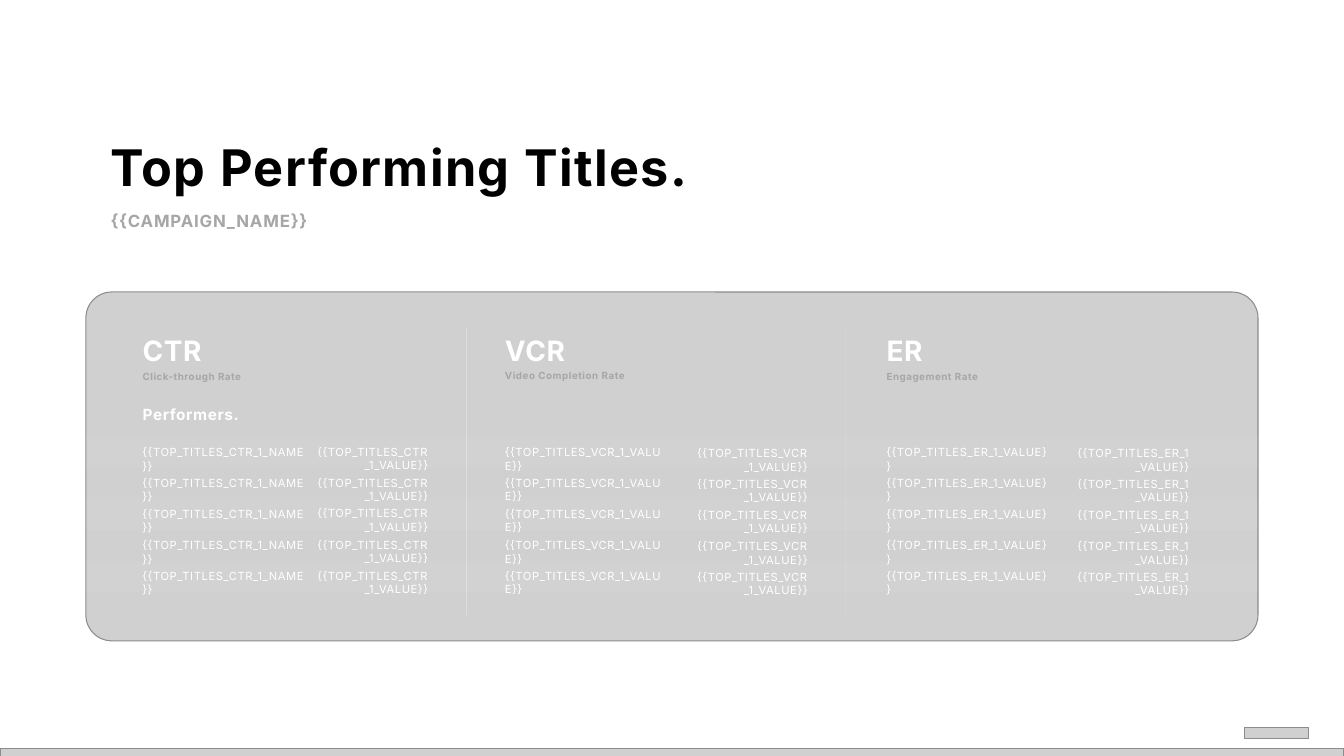
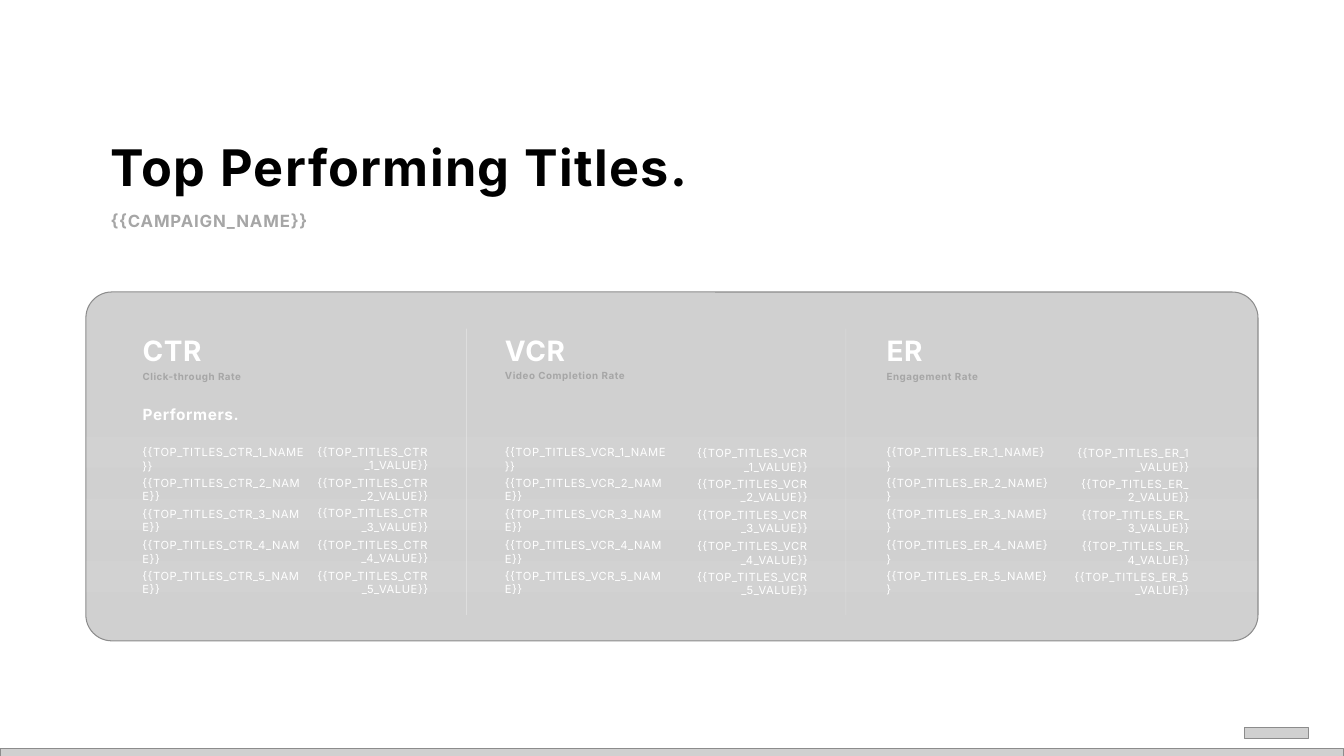
Before and after one commit to Daniel-MOBKOI/pca-automation-api, a slide deck: slide 5 of templates/exec_summary_slide_deck_master.pptx. Drawn at 1344x756 pixels with LibreOffice and Linux fonts; fonts in the diff are those of the drawing; grey boxes stand for pictures. Boxes give left, top, right and bottom in pixels: in the first picture for what was removed or moved away, otherwise in the second. Text is boxed around its words. In the diff, an @@ line names an element or a change of style, - is before the commit and + after.

```diff
--- a/templates/exec_summary_slide_deck_master.pptx
+++ b/templates/exec_summary_slide_deck_master.pptx
@@ text at [505, 448, 666, 456]: text changed @@
-{{TOP_TITLES_VCR_1_VALUE}}
+{{TOP_TITLES_VCR_1_NAME}}
@@ text at [886, 448, 1044, 456]: text changed @@
-{{TOP_TITLES_ER_1_VALUE}}
+{{TOP_TITLES_ER_1_NAME}}
@@ text at [142, 478, 299, 488]: text changed @@
-{{TOP_TITLES_CTR_1_NAME}}
+{{TOP_TITLES_CTR_2_NAME}}
@@ text at [317, 478, 428, 500]: text changed @@
-{{TOP_TITLES_CTR_1_VALUE}}
+{{TOP_TITLES_CTR_2_VALUE}}
@@ text at [505, 478, 1048, 488]: text changed @@
-{{TOP_TITLES_VCR_1_VALUE}}
+{{TOP_TITLES_VCR_2_NAME}}
@@ text at [697, 479, 808, 501]: text changed @@
-{{TOP_TITLES_VCR_1_VALUE}}
+{{TOP_TITLES_VCR_2_VALUE}}
@@ text at [886, 478, 1048, 488]: text changed @@
-{{TOP_TITLES_ER_1_VALUE}}
+{{TOP_TITLES_ER_2_NAME}}
@@ text at [1081, 479, 1189, 501]: text changed @@
-{{TOP_TITLES_ER_1_VALUE}}
+{{TOP_TITLES_ER_2_VALUE}}
@@ text at [317, 509, 429, 531]: text changed @@
-{{TOP_TITLES_CTR_1_VALUE}}
+{{TOP_TITLES_CTR_3_VALUE}}
@@ text at [142, 510, 299, 518]: text changed @@
-{{TOP_TITLES_CTR_1_NAME}}
+{{TOP_TITLES_CTR_3_NAME}}
@@ text at [505, 510, 1047, 518]: text changed @@
-{{TOP_TITLES_VCR_1_VALUE}}
+{{TOP_TITLES_VCR_3_NAME}}
@@ text at [697, 511, 808, 532]: text changed @@
-{{TOP_TITLES_VCR_1_VALUE}}
+{{TOP_TITLES_VCR_3_VALUE}}
@@ text at [886, 510, 1047, 518]: text changed @@
-{{TOP_TITLES_ER_1_VALUE}}
+{{TOP_TITLES_ER_3_NAME}}
@@ text at [1082, 511, 1189, 532]: text changed @@
-{{TOP_TITLES_ER_1_VALUE}}
+{{TOP_TITLES_ER_3_VALUE}}
@@ text at [142, 540, 299, 550]: text changed @@
-{{TOP_TITLES_CTR_1_NAME}}
+{{TOP_TITLES_CTR_4_NAME}}
@@ text at [317, 540, 428, 562]: text changed @@
-{{TOP_TITLES_CTR_1_VALUE}}
+{{TOP_TITLES_CTR_4_VALUE}}
@@ text at [505, 540, 1047, 550]: text changed @@
-{{TOP_TITLES_VCR_1_VALUE}}
+{{TOP_TITLES_VCR_4_NAME}}
@@ text at [697, 541, 808, 564]: text changed @@
-{{TOP_TITLES_VCR_1_VALUE}}
+{{TOP_TITLES_VCR_4_VALUE}}
@@ text at [886, 540, 1047, 550]: text changed @@
-{{TOP_TITLES_ER_1_VALUE}}
+{{TOP_TITLES_ER_4_NAME}}
@@ text at [1082, 542, 1190, 564]: text changed @@
-{{TOP_TITLES_ER_1_VALUE}}
+{{TOP_TITLES_ER_4_VALUE}}
@@ text at [142, 572, 299, 580]: text changed @@
-{{TOP_TITLES_CTR_1_NAME}}
+{{TOP_TITLES_CTR_5_NAME}}
@@ text at [317, 572, 428, 593]: text changed @@
-{{TOP_TITLES_CTR_1_VALUE}}
+{{TOP_TITLES_CTR_5_VALUE}}
@@ text at [505, 572, 1047, 580]: text changed @@
-{{TOP_TITLES_VCR_1_VALUE}}
+{{TOP_TITLES_VCR_5_NAME}}
@@ text at [697, 573, 807, 594]: text changed @@
-{{TOP_TITLES_VCR_1_VALUE}}
+{{TOP_TITLES_VCR_5_VALUE}}
@@ text at [886, 572, 1047, 580]: text changed @@
-{{TOP_TITLES_ER_1_VALUE}}
+{{TOP_TITLES_ER_5_NAME}}
@@ text at [1074, 573, 1189, 594]: text changed @@
-{{TOP_TITLES_ER_1_VALUE}}
+{{TOP_TITLES_ER_5_VALUE}}
```
Also in this commit, not shown: 2 other slides changed.
